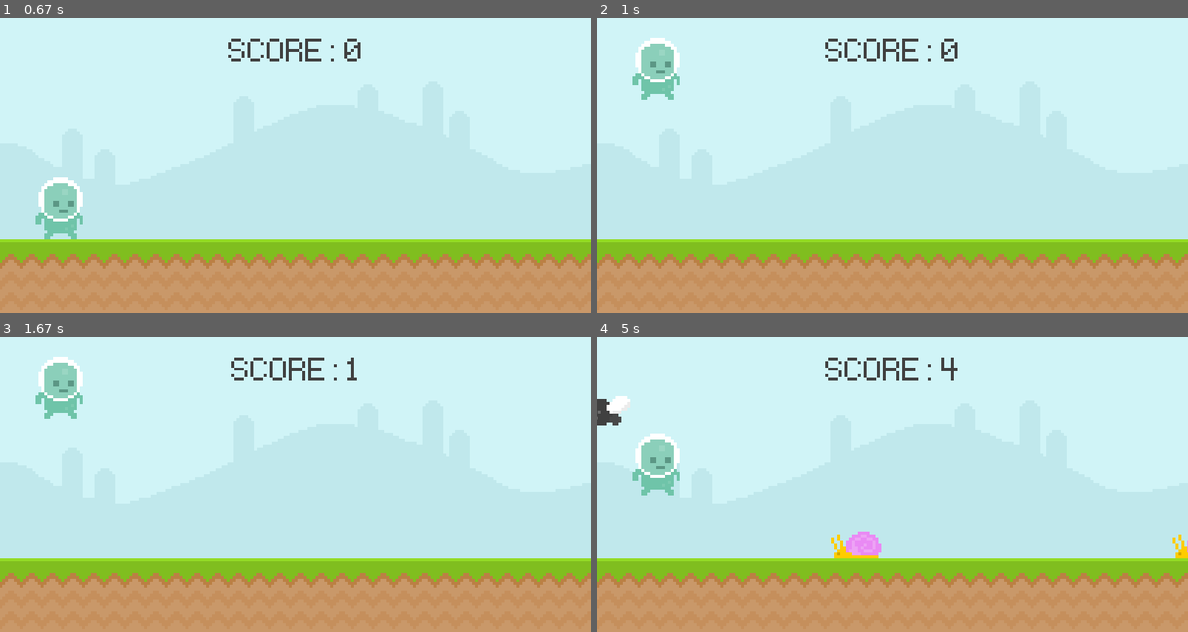
Above: before the commit, frames 1-4 (two rows, left to right).
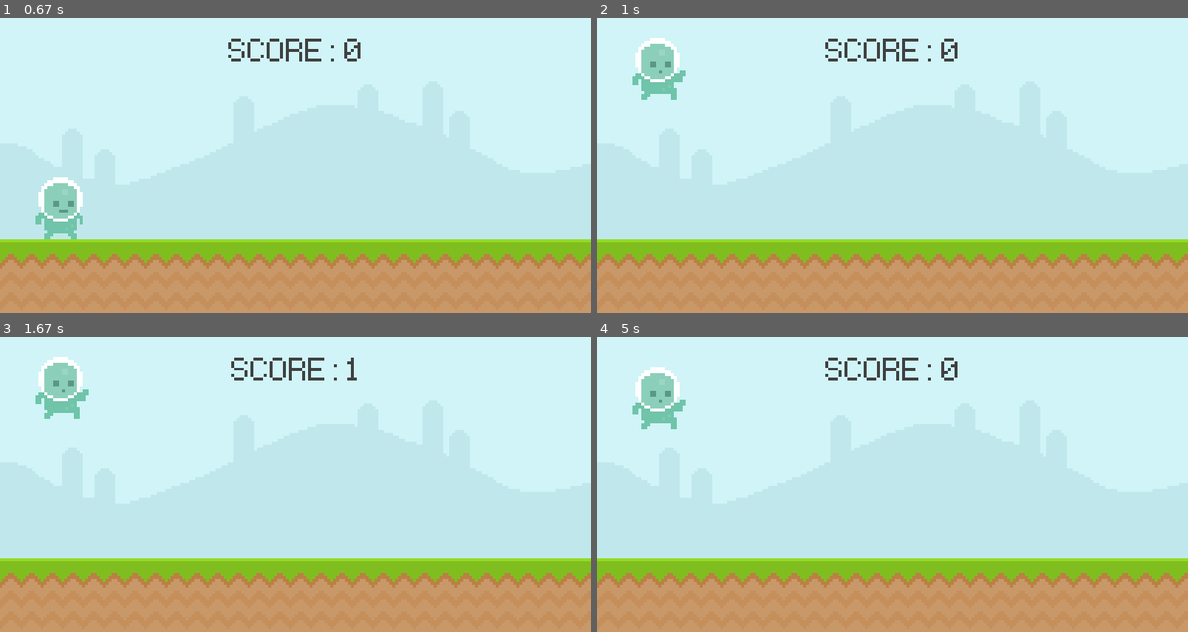
Above: after the commit, the same moments.

Repository: srkzz/Simple-PyGame
Game: pygame game, started from main.py
Same seed, same stepped clock (60 frames per second), same inputs: the game is played once before the commit and once after it.
Inputs (mouse positions are in pixels of both pictures, inside the frame that each line leads up to):
- Up to frame 1 (0.67 s): tap Space at 0.33 s
- Up to frame 2 (1 s): press the mouse at (656, 206) at 0.7 s; move the mouse to (667, 230) at 0.8 s; release the mouse at (685, 251) at 0.93 s
- Up to frame 3 (1.67 s): tap Space at 1 s; press the mouse at (59, 525) at 1.37 s; move the mouse to (171, 561) at 1.47 s; release the mouse at (283, 590) at 1.6 s
- Up to frame 4 (5 s): tap Space at 2.17, 2.57, 2.87, 3.4, 3.7, 4.43, 4.57, 4.77, 4.9 s

Frame 1 is identical in both runs. In frame 2, 0.1% of the frame differs, in the area x 10-15%, y 17-28%; in frame 3, 0.1%; in frame 4, 3.7%, in the area x 0-100%, y 7-75%.

Commit message:
jogo basico de python com pygame para usar as bases de python, desenvolver mais conhecimentos e aprofundar a logistica de pensamento

Diff:
--- a/main.py
+++ b/main.py
@@ -13,13 +13,13 @@
 
 def obst_movimento(obstacle_list):
     if obstacle_list:
-        for obstacle_rect in obstacle_list:
-            obstacle_rect.x -= 5
+        for obstacle_rect in obstacle_list: #todos os rectangulos dentro da lista ou seja os inimigos
+            obstacle_rect.x -= 5 #determinar velocidade / objetos para a esquerda
 
             if obstacle_rect.bottom == 300:
-                screen.blit(snail_surf, obstacle_rect) # se for no chão é caracol
+                screen.blit(caracol_surf, obstacle_rect) # se for no chão é caracol
             else:
-                screen.blit(fly_surf, obstacle_rect) # no ceu é mosca
+                screen.blit(mosca_surf, obstacle_rect) # no ceu é mosca
         # verificar se os obstaculos estao demasiado a esquerda para eliminar e não tornar o jogo lento, só copiamos
         # obstaculos apos essa condição verificada
         obstacle_list = [obstacle for obstacle in obstacle_list if obstacle.x > -100]
@@ -33,6 +33,22 @@
         for obstacle_rect in obstaculos:
             if jogador.colliderect(obstacle_rect):
                 return False # qq colisão devolve Falso
+    return True
+
+def jogador_animacao():
+    global jogador_surf, jogador_index
+
+    if jogador_rect.bottom < 300:
+        jogador_surf = jogador_salta #saltar se nao tiver no chão (300 coordenada)
+        #salta
+    else:                       #andar se tiver no chão
+        jogador_index += 0.1
+        if jogador_index >= len(jogador_anda):jogador_index = 0
+        jogador_surf = jogador_anda[int(jogador_index)]
+
+        #anda
+
+
 
 
 pygame.init()
@@ -54,14 +70,30 @@
 restart_rect = restart_surf.get_rect(center=(400, 100))
 
 # obstaculos
-snail_surf = pygame.image.load('graphics/snail/snail1.png').convert_alpha()
-fly_surf = pygame.image.load('graphics/fly/fly1.png').convert_alpha()
+caracol_frame_1 = pygame.image.load('graphics/snail/snail1.png').convert_alpha()
+caracol_frame_2 = pygame.image.load('graphics/snail/snail2.png').convert_alpha()
+caracol_frames = [caracol_frame_1, caracol_frame_2]
+caracol_frame_index = 0
+caracol_surf = caracol_frames[caracol_frame_index]
+
+
+mosca_frame_1 = pygame.image.load('graphics/fly/fly1.png').convert_alpha()
+mosca_frame_2 = pygame.image.load('graphics/fly/fly2.png').convert_alpha()
+mosca_frames = [mosca_frame_1, mosca_frame_2]
+mosca_frame_index = 0
+mosca_surf = mosca_frames[mosca_frame_index]
+
 
 obstacle_rect_list = []
 
 # jogador
-player_surf = pygame.image.load('graphics/player/player_walk_1.png').convert_alpha()
-player_rect = player_surf.get_rect(midbottom=(80, 300))
+jogador_anda_1 = pygame.image.load('graphics/player/player_walk_1.png').convert_alpha()
+jogador_anda_2 = pygame.image.load('graphics/player/player_walk_2.png').convert_alpha()
+jogador_anda = [jogador_anda_1, jogador_anda_2]
+jogador_index = 0 # indicador da surf a usar , 1 andar ou 2 andar, só ha 1 salto logo nao precisamos para isso
+jogador_salta = pygame.image.load('graphics/player/jump.png')
+jogador_surf = jogador_anda[jogador_index]
+jogador_rect = jogador_surf.get_rect(midbottom = (80, 300))
 player_gravity = 0
 
 # Imagem de entrada
@@ -69,9 +101,18 @@
 player_imagem = pygame.transform.rotozoom(player_imagem, 0, 2)
 player_imagem_rect = player_imagem.get_rect(center=(400, 250))
 
-# Temporizador
+# Temporizadores
 obst_timer = pygame.USEREVENT + 1
 pygame.time.set_timer(obst_timer, 1500)  # qual o evento, a quantos milisegundos
+
+caracol_animacao_tempo = pygame.USEREVENT + 2
+pygame.time.set_timer(caracol_animacao_tempo, 500)
+
+mosca_animacao_tempo = pygame.USEREVENT + 3
+pygame.time.set_timer(mosca_animacao_tempo, 500)
+
+
+
 
 while True:
     for event in pygame.event.get():
@@ -81,28 +122,43 @@
 
         if game_active:
             if event.type == pygame.MOUSEBUTTONDOWN:  # qualquer butao do rato premido
-                if player_rect.collidepoint(event.pos) and player_rect.bottom >= 300:
+                if jogador_rect.collidepoint(event.pos) and jogador_rect.bottom >= 300:
                     player_gravity = -20  # diminuir a gravidade quando saltamos
 
             if event.type == pygame.KEYDOWN:  # seta para baixo premida
-                if event.key == pygame.K_SPACE and player_rect.bottom >= 300:
+                if event.key == pygame.K_SPACE and jogador_rect.bottom >= 300:
                     player_gravity = -20  # diminuir a gravidade quando saltamos
         else:
             if event.type == pygame.KEYDOWN and event.key == pygame.K_SPACE:
                 game_active = True
                 tempo_inicio = int(pygame.time.get_ticks() / 1000)
-        if event.type == obst_timer and game_active:
-            if randint(0, 2):
-                obstacle_rect_list.append(snail_surf.get_rect(bottomright=(randint(900, 1100), 300)))
-            else:
-                obstacle_rect_list.append(fly_surf.get_rect(center=(randint(900, 1100), 100)))
+
+        if game_active:
+            if event.type == obst_timer:
+                if randint(0, 2):
+                    obstacle_rect_list.append(caracol_surf.get_rect(bottomright=(randint(900, 1100), 300)))
+                else:
+                    obstacle_rect_list.append(mosca_surf.get_rect(center=(randint(900, 1100), 100)))
+
+            if event.type == caracol_animacao_tempo:
+                if caracol_frame_index == 0: caracol_frame_index = 1
+                else: caracol_frame_index = 0
+                caracol_surf = caracol_frames[caracol_frame_index]
+
+            if event.type == mosca_animacao_tempo:
+                if mosca_frame_index == 0: mosca_frame_index = 1
+                else: mosca_frame_index = 0
+                mosca_surf = mosca_frames[mosca_frame_index]
+
+
+
 
         # if event.type == pygame.MOUSEMOTION:
         #   print(event.pos) , outra função para mouse tracking
-        # if player_rect.collidepoint(event.pos): print('collision')
+        # if jogador_rect.collidepoint(event.pos): print('collision')
 
         # todos os elementos aqui
-        # update a tudo aqui
+        # update a tudo do jogo aqui
     if game_active:  # jogo em si
         screen.blit(sky_surface, (0, 0))
         screen.blit(ground_surface, (0, 300))
@@ -114,22 +170,29 @@
         # caracol easy
         # snail_rect.x -= 4
         # if snail_rect.right <= 0: snail_rect.left = 800
-        # screen.blit(snail_surf, snail_rect)
+        # screen.blit(caracol_surf, snail_rect)
 
         # Jogador
         player_gravity += 1  # aumentar a gravidade
-        player_rect.y += player_gravity  # relativo ao eixo
-        if player_rect.bottom >= 300: player_rect.bottom = 300  # limites de terreno por causa do loop aumentar a gravidade
-        screen.blit(player_surf, player_rect)
+        jogador_rect.y += player_gravity  # relativo ao eixo
+        if jogador_rect.bottom >= 300: jogador_rect.bottom = 300  # limites de terreno por causa do loop aumentar a gravidade
+        jogador_animacao()
+        screen.blit(jogador_surf, jogador_rect)
 
         # movimento dos obstaculos
         obstacle_rect_list = obst_movimento(obstacle_rect_list)  # update continuo da lista
 
         # colisão
+
+        game_active = colisoes(jogador_rect, obstacle_rect_list)
 
     else:  # intro // menu
         screen.fill('Black')
         screen.blit(player_imagem, player_imagem_rect)
+        obstacle_rect_list.clear() # limpar todos os items da tela para resetar o jogo
+        jogador_rect.midbottom = (80, 300)
+        player_gravity = 0
+
         score_message = test_font.render(f'Os teus Pontos: {score}', False, 'White')
         score_message_rect = score_message.get_rect(center=(400, 370))
         screen.blit(restart_surf, restart_rect)
